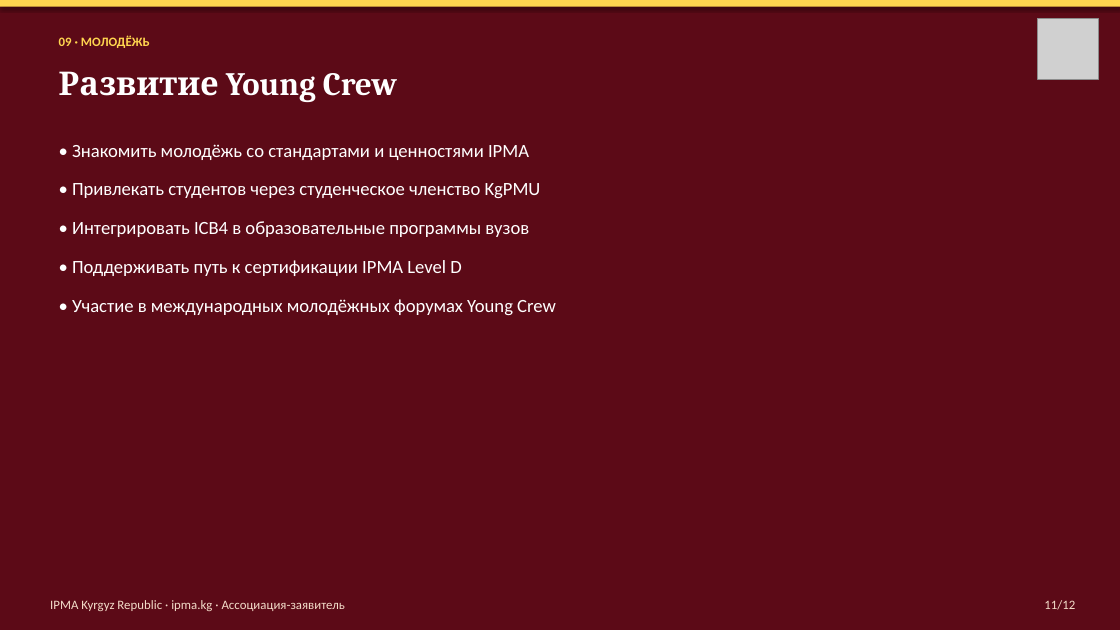
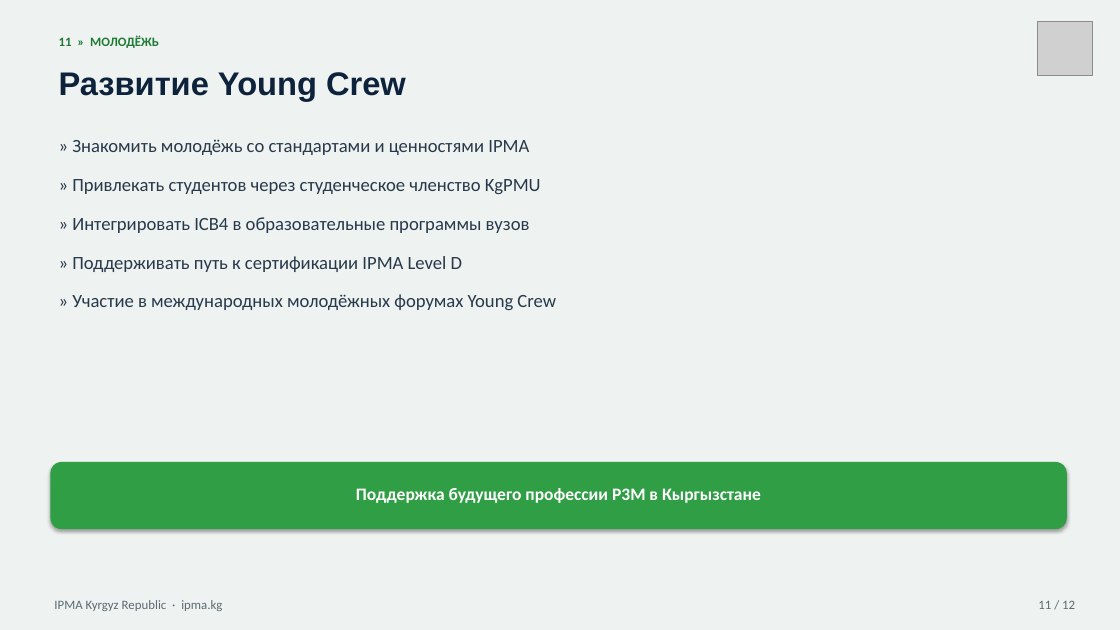
Before and after one commit to umekishev/umekishev, a slide deck: slide 11 of presentations/IPMA_Kyrgyzstan_CoD_Presentation.pptx. Drawn at 1120x630 pixels with LibreOffice and Linux fonts; fonts in the diff are those of the drawing; grey boxes stand for pictures. Boxes give left, top, right and bottom in pixels: in the first picture for what was removed or moved away, otherwise in the second. Text is boxed around its words. In the diff, an @@ line names an element or a change of style, - is before the commit and + after.

```diff
--- a/presentations/IPMA_Kyrgyzstan_CoD_Presentation.pptx
+++ b/presentations/IPMA_Kyrgyzstan_CoD_Presentation.pptx
@@ rectangle at [0, 0, 1120, 630]: fill #5C0A17 to #EEF2F1 @@
@@ rectangle removed at [0, 0, 1120, 7] @@
@@ picture: place and size @@
-picture at [1038, 18, 1098, 79]
+picture at [1038, 21, 1092, 76]
@@ text "Развитие Young Crew" at [59, 72, 406, 101]: font Cambria to Arial, text colour #FFFFFF to #0D223B @@
@@ text at [59, 35, 159, 48]: text changed; text colour #FFD54F to #1F7A34 @@
-09 · МОЛОДЁЖЬ
+11 » МОЛОДЁЖЬ
@@ text at [72, 139, 556, 310]: text changed; text colour #FFFFFF to #28394A @@
-• Знакомить молодёжь со стандартами и ценностями IPMA
-• Привлекать студентов через студенческое членство KgPMU
-• Интегрировать ICB4 в образовательные программы вузов
-• Поддерживать путь к сертификации IPMA Level D
-• Участие в международных молодёжных форумах Young Crew
+» Знакомить молодёжь со стандартами и ценностями IPMA
+» Привлекать студентов через студенческое членство KgPMU
+» Интегрировать ICB4 в образовательные программы вузов
+» Поддерживать путь к сертификации IPMA Level D
+» Участие в международных молодёжных форумах Young Crew
@@ rounded rectangle added at [50, 462, 1067, 529], fill #2F9E44 @@
@@ text added at [356, 488, 761, 503], 15 pt, text #FFFFFF, bold @@
+Поддержка будущего профессии P3M в Кыргызстане
@@ text at [54, 600, 222, 611]: text changed; text colour #F3DCC9 to #5C6B72 @@
-IPMA Kyrgyz Republic · ipma.kg · Ассоциация-заявитель
+IPMA Kyrgyz Republic · ipma.kg
@@ text at [1038, 601, 1075, 609]: text changed; text colour #F3DCC9 to #5C6B72 @@
-11/12
+11 / 12
```
Also in this commit, not shown: 10 other slides changed, 1 slide added, 1 slide removed, 1 other file.
